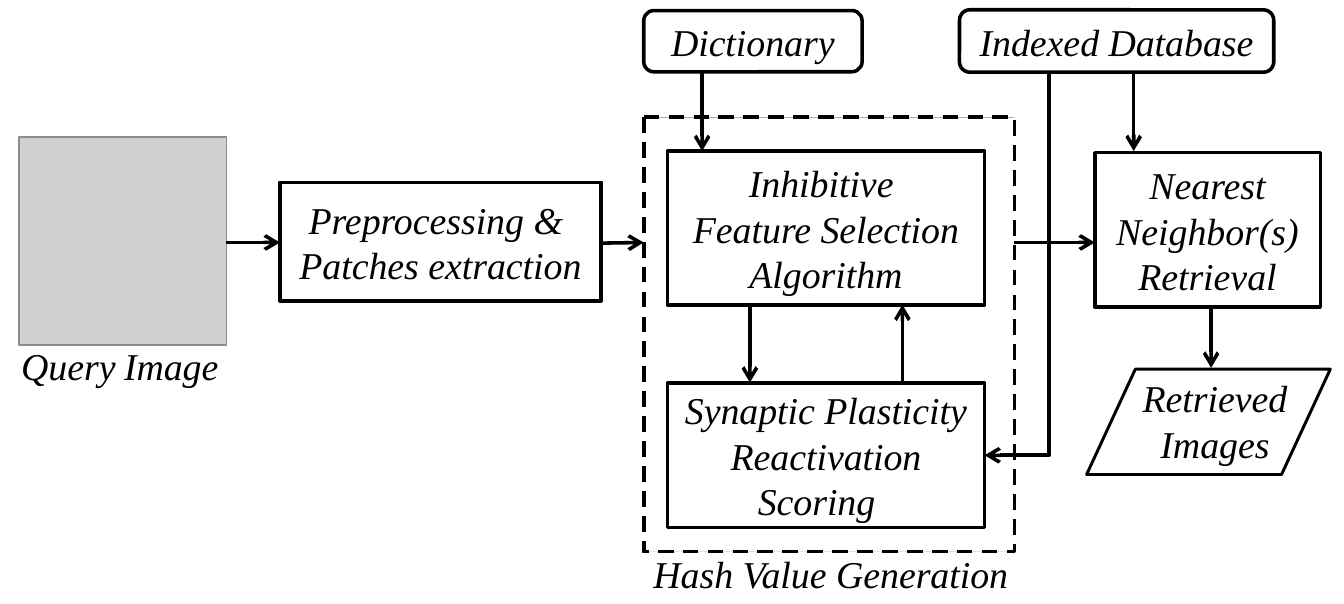
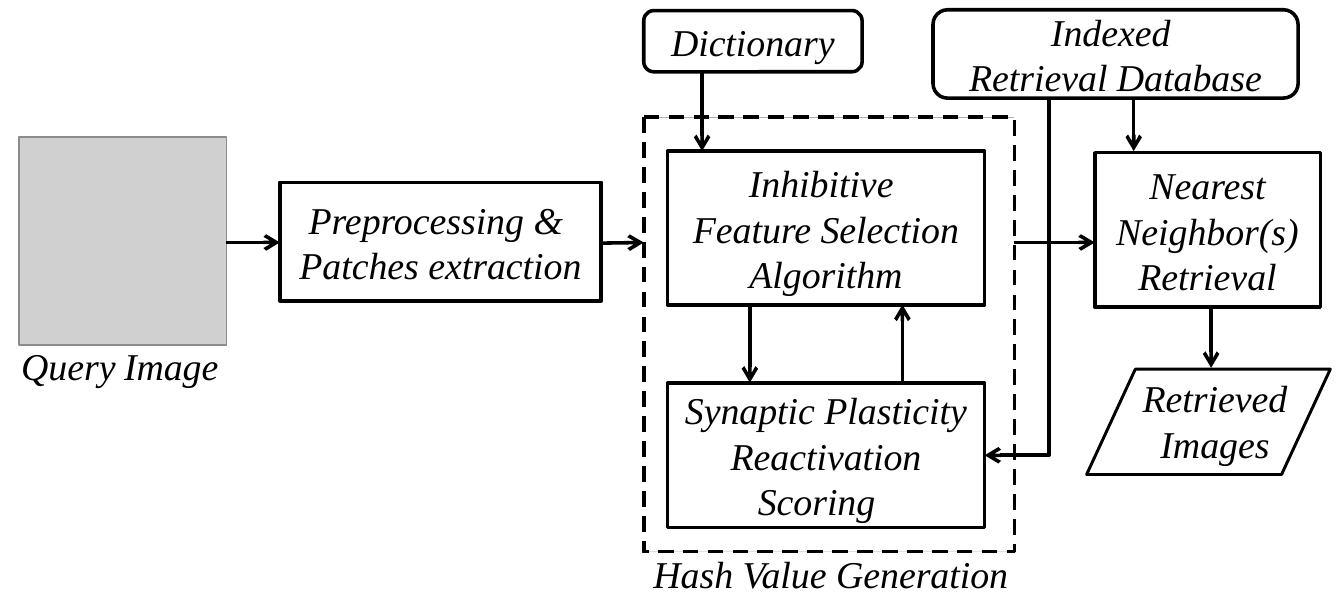
Before and after one commit to hanboa/aaai2014, a slide deck: slide 1 of paper_figure_aaai.pptx. Drawn at 1344x604 pixels with LibreOffice and Linux fonts; fonts in the diff are those of the drawing; grey boxes stand for pictures. Boxes give left, top, right and bottom in pixels: in the first picture for what was removed or moved away, otherwise in the second. Text is boxed around its words. In the diff, an @@ line names an element or a change of style, - is before the commit and + after.

```diff
--- a/paper_figure_aaai.pptx
+++ b/paper_figure_aaai.pptx
@@ rounded rectangle "Indexed": place and size @@
-rounded rectangle "Indexed" at box(960, 10, 1274, 73)
+rounded rectangle "Indexed" at box(933, 10, 1298, 99)
@@ text in rounded rectangle at box(969, 19, 1262, 99): text changed @@
-Indexed Database
+Indexed
+Retrieval Database
@@ elbow arrow moved from (1049, 72) - (984, 455) to (1049, 99) - (984, 455) @@
@@ arrow moved from (1134, 72) - (1134, 152) to (1134, 99) - (1134, 152) @@
```
Also in this commit, not shown: 6 other files.
